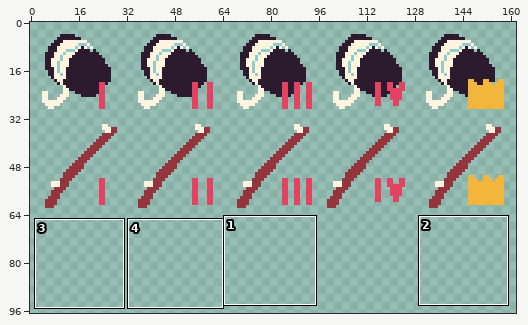
Sprite sheet, stored at res/img/items.png. The first picture is a wide view before the edit; the outline marks the close-up.
Close-up. First the earlier version:
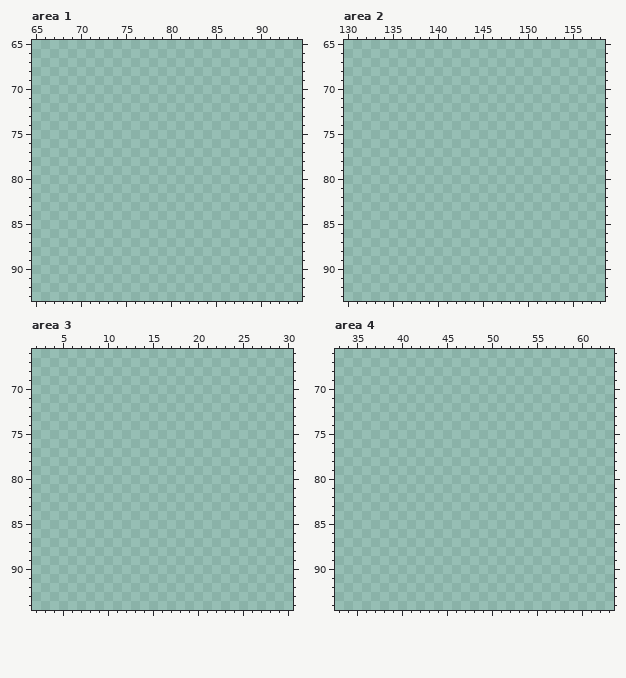
The file is 256x256 pixels. Shown: area 1: x 65..94, y 65..93; area 2: x 130..158, y 65..93; area 3: x 2..30, y 66..94; area 4: x 33..63, y 66..94. The wide view leaves out empty margins. The commit also changed other parts of the picture, which this record leaves out.
New version:
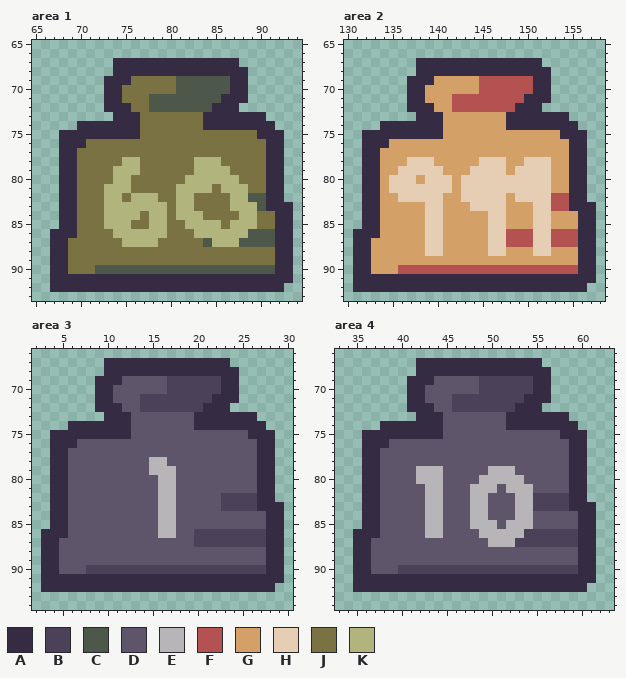
Palette (. is transparent): A #352b42  B #4b4158  C #4e584a  D #5f556a  E #b8b5b9  F #b45252  G #d3a068  H #e5ceb4  J #7b7243  K #b2b47e
Changes in this commit:
--- area 1
@@ x 65..94 @@
 66 ..............................
-67 ..............................
-68 ..............................
-69 ..............................
-70 ..............................
-71 ..............................
-72 ..............................
-73 ..............................
-74 ..............................
-75 ..............................
-76 ..............................
-77 ..............................
-78 ..............................
-79 ..............................
-80 ..............................
-81 ..............................
-82 ..............................
-83 ..............................
-84 ..............................
-85 ..............................
-86 ..............................
-87 ..............................
-88 ..............................
-89 ..............................
-90 ..............................
-91 ..............................
-92 ..............................
+67 .........AAAAAAAAAAAAAA.......
+68 .........AAAAAAAAAAAAAAA......
+69 ........AAAJJJJJCCCCCCAA......
+70 ........AAJJJJJJCCCCCCAA......
+71 ........AAJJJCCCCCCCCAAA......
+72 ........AAAJJCCCCCCCAAA.......
+73 .........AAAJJJJJJJAAAAAAA....
+74 .....AAAAAAAJJJJJJJAAAAAAAA...
+75 ...AAAAAAAAAJJJJJJJJJJJJJAAA..
+76 ...AAAJJJJJJJJJJJJJJJJJJJJAA..
+77 ...AAJJJJJJJJJJJJJJJJJJJJJAA..
+78 ...AAJJJJJKKJJJJJJKKKJJJJJAA..
+79 ...AAJJJJKKKJJJJJJKKKKJJJJAA..
+80 ...AAJJJJKKJJJJJJKKKKKKJJJAA..
+81 ...AAJJJKKKJJJJJKKKKJKKKJJAA..
+82 ...AAJJJKKJKKKJJKKJJJJKKCCAA..
+83 ...AAJJJKKKKKKKJKKJJJJKKKCAAA.
+84 ...AAJJJKKKKJKKJKKKJJJJKKJJAA.
+85 ...AAJJJKKKJJKKJJKKKKJKKKJJAA.
+86 ..AAAJJJJKKKKKKJJJKKKKKKCCCAA.
+87 ..AAJJJJJJKKKKJJJJJCKKKCCCCAA.
+88 ..AAJJJJJJJJJJJJJJJJJJJJJJJAA.
+89 ..AAJJJJJJJJJJJJJJJJJJJJJJJAA.
+90 ..AAJJJCCCCCCCCCCCCCCCCCCCCAA.
+91 ..AAAAAAAAAAAAAAAAAAAAAAAAAAA.
+92 ..AAAAAAAAAAAAAAAAAAAAAAAAAA..
 93 ..............................
--- area 2
@@ x 130..158 @@
 66 .............................
-67 .............................
-68 .............................
-69 .............................
-70 .............................
-71 .............................
-72 .............................
-73 .............................
-74 .............................
-75 .............................
-76 .............................
-77 .............................
-78 .............................
-79 .............................
-80 .............................
-81 .............................
-82 .............................
-83 .............................
-84 .............................
-85 .............................
-86 .............................
-87 .............................
-88 .............................
-89 .............................
-90 .............................
-91 .............................
-92 .............................
+67 ........AAAAAAAAAAAAAA.......
+68 ........AAAAAAAAAAAAAAA......
+69 .......AAAGGGGGFFFFFFAA......
+70 .......AAGGGGGGFFFFFFAA......
+71 .......AAGGGFFFFFFFFAAA......
+72 .......AAAGGFFFFFFFAAA.......
+73 ........AAAGGGGGGGAAAAAAA....
+74 ....AAAAAAAGGGGGGGAAAAAAAA...
+75 ..AAAAAAAAAGGGGGGGGGGGGGAAA..
+76 ..AAAGGGGGGGGGGGGGGGGGGGGAA..
+77 ..AAGGGGGGGGGGGGGGGGGGGGGAA..
+78 ..AAGGGHHHGGGGGHHHGGHHHGGAA..
+79 ..AAGGHHHHHGGGHHHHGHHHHGGAA..
+80 ..AAGHHHGHHHGHHHHHHHHHHGGAA..
+81 ..AAGHHHHHHHGHHHHHHHHHHGGAA..
+82 ..AAGGHHHHHGGHHHHHGHHHHFFAA..
+83 ..AAGGGGGHHGGGHHHHGGGHHFFAAA.
+84 ..AAGGGGGHHGGGGGHHGGGHHGGGAA.
+85 ..AAGGGGGHHGGGGGHHGGGHHGGGAA.
+86 .AAAGGGGGHHGGGGGHHFFFHHFFFAA.
+87 .AAGGGGGGHHGGGGGHHFFFHHFFFAA.
+88 .AAGGGGGGHHGGGGGHHGGGHHGGGAA.
+89 .AAGGGGGGGGGGGGGGGGGGGGGGGAA.
+90 .AAGGGFFFFFFFFFFFFFFFFFFFFAA.
+91 .AAAAAAAAAAAAAAAAAAAAAAAAAAA.
+92 .AAAAAAAAAAAAAAAAAAAAAAAAAA..
 93 .............................
--- area 3
@@ x 2..30 @@
 66 .............................
-67 .............................
-68 .............................
-69 .............................
-70 .............................
-71 .............................
-72 .............................
-73 .............................
-74 .............................
-75 .............................
-76 .............................
-77 .............................
-78 .............................
-79 .............................
-80 .............................
-81 .............................
-82 .............................
-83 .............................
-84 .............................
-85 .............................
-86 .............................
-87 .............................
-88 .............................
-89 .............................
-90 .............................
-91 .............................
-92 .............................
+67 ........AAAAAAAAAAAAAA.......
+68 ........AAAAAAAAAAAAAAA......
+69 .......AAADDDDDBBBBBBAA......
+70 .......AADDDDDDBBBBBBAA......
+71 .......AADDDBBBBBBBBAAA......
+72 .......AAADDBBBBBBBAAA.......
+73 ........AAADDDDDDDAAAAAAA....
+74 ....AAAAAAADDDDDDDAAAAAAAA...
+75 ..AAAAAAAAADDDDDDDDDDDDDAAA..
+76 ..AAADDDDDDDDDDDDDDDDDDDDAA..
+77 ..AADDDDDDDDDDDDDDDDDDDDDAA..
+78 ..AADDDDDDDDDEEDDDDDDDDDDAA..
+79 ..AADDDDDDDDDEEEDDDDDDDDDAA..
+80 ..AADDDDDDDDDDEEDDDDDDDDDAA..
+81 ..AADDDDDDDDDDEEDDDDDDDDDAA..
+82 ..AADDDDDDDDDDEEDDDDDBBBBAA..
+83 ..AADDDDDDDDDDEEDDDDDBBBBAAA.
+84 ..AADDDDDDDDDDEEDDDDDDDDDDAA.
+85 ..AADDDDDDDDDDEEDDDDDDDDDDAA.
+86 .AAADDDDDDDDDDEEDDBBBBBBBBAA.
+87 .AADDDDDDDDDDDDDDDBBBBBBBBAA.
+88 .AADDDDDDDDDDDDDDDDDDDDDDDAA.
+89 .AADDDDDDDDDDDDDDDDDDDDDDDAA.
+90 .AADDDBBBBBBBBBBBBBBBBBBBBAA.
+91 .AAAAAAAAAAAAAAAAAAAAAAAAAAA.
+92 .AAAAAAAAAAAAAAAAAAAAAAAAAA..
 93 .............................
--- area 4
@@ x 33..63 @@
 66 ...............................
-67 ...............................
-68 ...............................
-69 ...............................
-70 ...............................
-71 ...............................
-72 ...............................
-73 ...............................
-74 ...............................
-75 ...............................
-76 ...............................
-77 ...............................
-78 ...............................
-79 ...............................
-80 ...............................
-81 ...............................
-82 ...............................
-83 ...............................
-84 ...............................
-85 ...............................
-86 ...............................
-87 ...............................
-88 ...............................
-89 ...............................
-90 ...............................
-91 ...............................
-92 ...............................
+67 .........AAAAAAAAAAAAAA........
+68 .........AAAAAAAAAAAAAAA.......
+69 ........AAADDDDDBBBBBBAA.......
+70 ........AADDDDDDBBBBBBAA.......
+71 ........AADDDBBBBBBBBAAA.......
+72 ........AAADDBBBBBBBAAA........
+73 .........AAADDDDDDDAAAAAAA.....
+74 .....AAAAAAADDDDDDDAAAAAAAA....
+75 ...AAAAAAAAADDDDDDDDDDDDDAAA...
+76 ...AAADDDDDDDDDDDDDDDDDDDDAA...
+77 ...AADDDDDDDDDDDDDDDDDDDDDAA...
+78 ...AADDDDDDDDDDDDDDDDDDDDDAA...
+79 ...AADDDDEEEDDDDDEEEDDDDDDAA...
+80 ...AADDDDEEEDDDDEEEEEDDDDDAA...
+81 ...AADDDDDEEDDDEEEDEEEDDDDAA...
+82 ...AADDDDDEEDDDEEDDDEEBBBBAA...
+83 ...AADDDDDEEDDDEEDDDEEBBBBAAA..
+84 ...AADDDDDEEDDDEEDDDEEDDDDDAA..
+85 ...AADDDDDEEDDDEEEDEEEDDDDDAA..
+86 ..AAADDDDDEEDDDDEEEEEBBBBBBAA..
+87 ..AADDDDDDDDDDDDDEEEBBBBBBBAA..
+88 ..AADDDDDDDDDDDDDDDDDDDDDDDAA..
+89 ..AADDDDDDDDDDDDDDDDDDDDDDDAA..
+90 ..AADDDBBBBBBBBBBBBBBBBBBBBAA..
+91 ..AAAAAAAAAAAAAAAAAAAAAAAAAAA..
+92 ..AAAAAAAAAAAAAAAAAAAAAAAAAA...
 93 ...............................
Boxes around the changes in both close-ups, in picture pixels (x1, y1, x2, y2):
added: (50, 58, 293, 292)
added: (353, 58, 596, 292)
added: (41, 358, 284, 592)
added: (353, 358, 596, 592)
